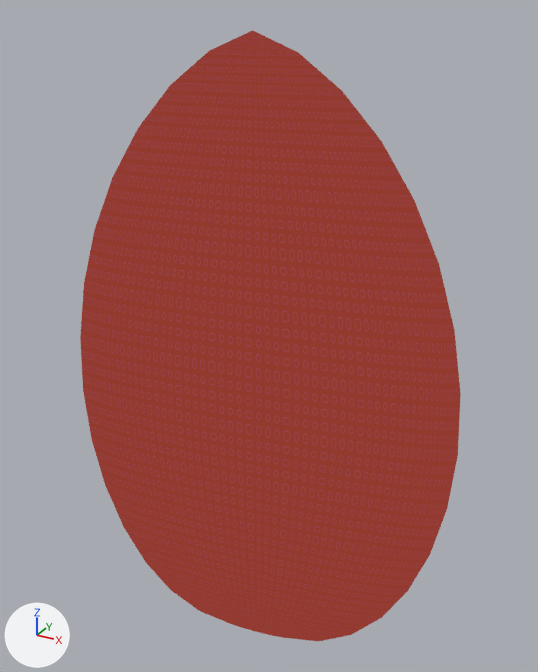
The Blender file 01 - Models/cz_portal_enemy.blend: old version first, new version second.
One viewpoint serves both versions: a 50 mm camera at (0.64, -13.85, 3.51) aimed at (-0.99, -10.89, 2.03). The axes (+X, +Y, +Z) are drawn at lower left. The lights are the same throughout.

Names of what the first picture shows: 'portal_enemy'.
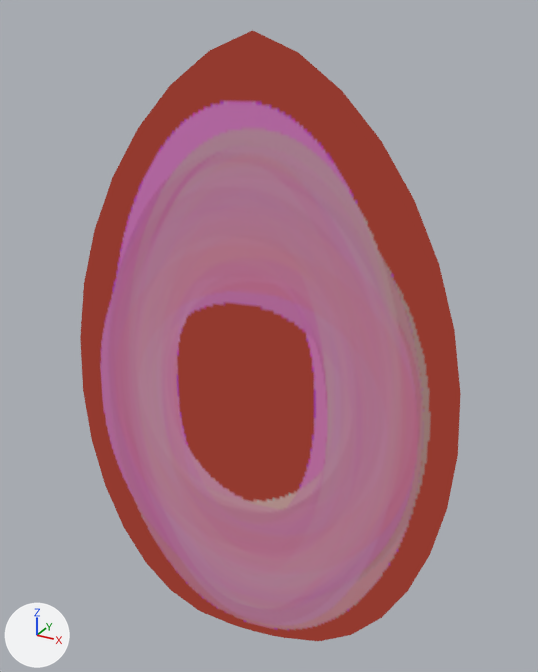
The edits, one by one:
Picture 'whirl2.png' (img_whirl2_png) is now built by load_image('whirl2.png', '../02 - Textures/whirl2.png', 256, 256, 'Non-Color') instead of load_image('whirl2.png', '../02 - Textures/whirl2.png', 256, 256, 'sRGB').
me_sphere has 482 vertices, 512 faces and spans x -1.0..1.0, y -1.0..1.0, z -0.87..1.14.
me_sphere is used by ob_portal_enemy; location (-1.0, -11.0, 1.6); rotation (0.0, 0.0, 1.745), in degrees (0, 0, 100); scale (0.1, 1.0, 1.6).
me_sphere part 1: texture (UV) coordinates of 512 of 512 faces, centred in x -0.98..0.98, y -0.98..0.98, z -0.87..1.11, changed; they spanned u -1.61..2.61, v -1.61..2.61 and now span u 0.08..0.94, v 0.1..0.97.

Pixel boxes [x1, y1, x2, y2] of what changed, in the pictures (538 x 672 px):
'portal_enemy', surface changed (red to pink): [82, 34, 456, 633] in both
part 1 of me_sphere, surface changed (red to pink): [80, 30, 461, 641] in both
